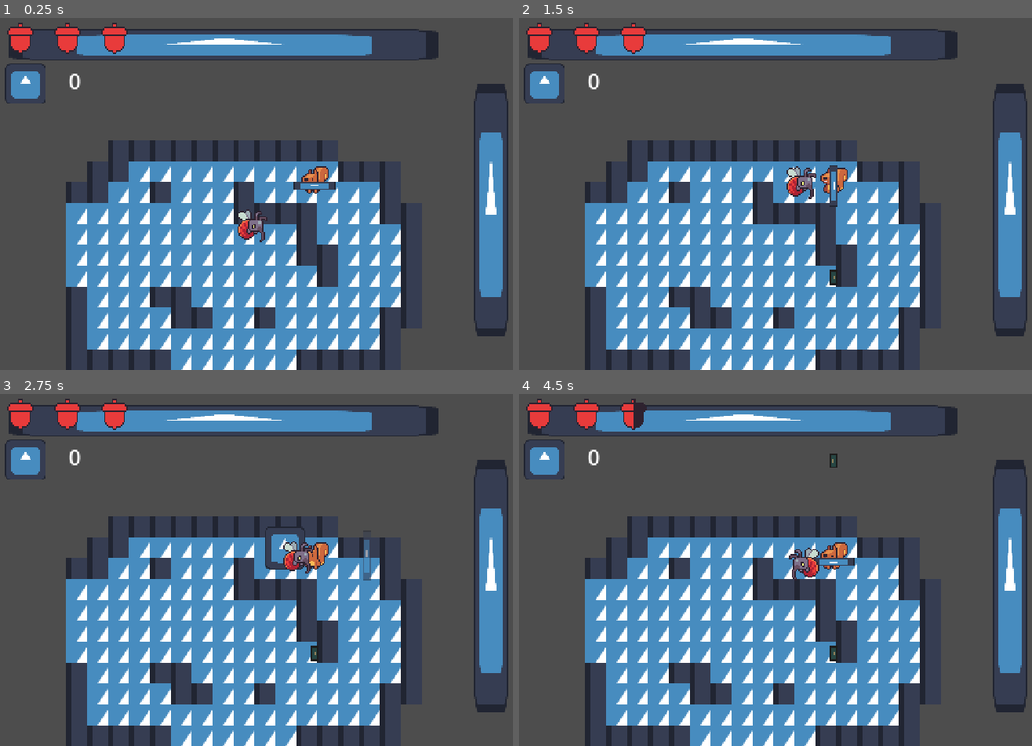
Above: before the commit, frames 1-4 (two rows, left to right).
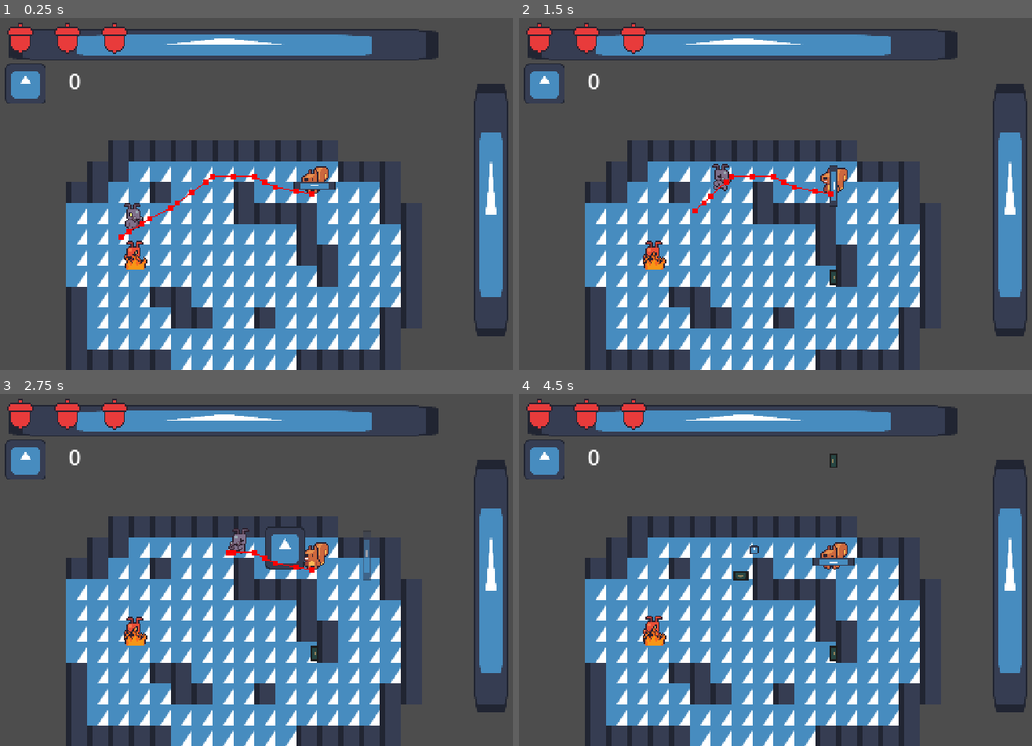
Above: after the commit, the same moments.

Repository: kikis05/SquirrelGame
Game: Godot game, scene res://scenes/main.tscn
Same seed, same stepped clock (60 frames per second), same inputs: the game is played once before the commit and once after it. The engine's default icon, where the game draws it, is replaced by a stand-in: a white triangle on a blue panel in a dark square.
Inputs:
- Up to frame 1 (0.25 s): no input
- Up to frame 2 (1.5 s): hold Right (attack_right) 0.53-1.28 s; hold Q (attack_toggle) 0.53-1.28 s; hold Down (attack_down) from 1.28 s (still down); tap Q (attack_toggle) at 1.35 s
- Up to frame 3 (2.75 s): release Down (attack_down) at 2.03 s; hold Right (attack_right) from 2.03 s (still down); hold Q (attack_toggle) from 2.03 s (still down)
- Up to frame 4 (4.5 s): release Right (attack_right) at 2.78 s; release Q (attack_toggle) at 2.78 s; hold Up (attack_up) 2.78-3.53 s; tap Q (attack_toggle) at 2.85, 4.35 s; hold Q (attack_toggle) 3.53-4.28 s; hold Left (attack_left) from 3.53 s (still down)

The runs differ from the first frame. In frame 1, 1.1% of the frame differs, in the area x 23-62%, y 44-72%; in frame 2, 1.0%; in frame 3, 0.9%; in frame 4, 0.9%.

Commit message:
added initial collision damage

Diff:
--- a/entities/enemies/ant_enemy/ant_enemy.gd
+++ b/entities/enemies/ant_enemy/ant_enemy.gd
@@ -26,6 +26,7 @@
 	attack_box = $AttackBox
 
 func _ready():
+	_init()
 	player = get_tree().get_first_node_in_group("player")
 	if velocity.x > 0:
 		sprite.flip_h = true
@@ -65,7 +66,6 @@
 
 
 func _on_hit_box_area_entered(area):
-	print(area.name)
 	if area.is_in_group("player_weapon") and health > 0:
 		if ('get_damage' in area and area.hitbox_activated):
 			take_damage(area.get_damage())
@@ -76,6 +76,7 @@
 	if body.is_in_group("player") and health > 0:
 		state_machine.transition_to("attack state")
 		player_in_range = true
+		player.damage_player()
 
 func _on_attack_box_body_exited(body):
 	if body.is_in_group("player") and health > 0:
--- a/entities/enemies/fire_ant_enemy/fire_ant_enemy.gd
+++ b/entities/enemies/fire_ant_enemy/fire_ant_enemy.gd
@@ -24,6 +24,7 @@
 	if body.name.to_lower() == "player" and health > 0:
 		state_machine.transition_to("attack state")
 		player_in_range = true
+		player.damage_player()
 
 func _on_attack_box_body_exited(body):
 	if body.name.to_lower() == "player" and health > 0:
--- a/entities/enemies/mosquito_enemy/mosquito_enemy.gd
+++ b/entities/enemies/mosquito_enemy/mosquito_enemy.gd
@@ -74,6 +74,7 @@
 	if body.is_in_group("player") and health > 0:
 		state_machine.transition_to("attack state")
 		player_in_range = true
+		player.damage_player()
 
 func _on_attack_box_body_exited(body):
 	if body.is_in_group("player") and health > 0:
--- a/entities/player/player.tscn
+++ b/entities/player/player.tscn
@@ -108,8 +108,6 @@
 position = Vector2(-22, 0)
 
 [node name="PlayerHitBox" type="Area2D" parent="." groups=["player"]]
-light_mask = 4
-visibility_layer = 11
 position = Vector2(0, -10)
 collision_layer = 4
 collision_mask = 11
--- a/scenes/main.tscn
+++ b/scenes/main.tscn
@@ -5,7 +5,8 @@
 [ext_resource type="Texture2D" uid="uid://c3ihirpd8epus" path="res://icon.svg" id="2_0wfyh"]
 [ext_resource type="PackedScene" uid="uid://bptqwns6p2701" path="res://coins_container.tscn" id="6_tefeu"]
 [ext_resource type="PackedScene" uid="uid://c1x03uf7p3bj1" path="res://health_container.tscn" id="7_85g3d"]
-[ext_resource type="PackedScene" uid="uid://dek0t7ihd4vxg" path="res://entities/enemies/mosquito_enemy/mosquito_enemy.tscn" id="7_o6xl0"]
+[ext_resource type="PackedScene" uid="uid://dhsd6cxjrxhtj" path="res://entities/enemies/ant_enemy/ant_enemy.tscn" id="7_o6xl0"]
+[ext_resource type="PackedScene" uid="uid://xhg08ovbav64" path="res://entities/enemies/fire_ant_enemy/fire_ant_enemy.tscn" id="8_85g3d"]
 [ext_resource type="PackedScene" uid="uid://tfnoonrvjm30" path="res://menu.tscn" id="8_tipki"]
 
 [sub_resource type="NavigationPolygon" id="NavigationPolygon_jyhfs"]
@@ -66,5 +67,8 @@
 [node name="Menu" parent="CanvasLayer" instance=ExtResource("8_tipki")]
 visible = false
 
-[node name="Mosquito Enemy" parent="." instance=ExtResource("7_o6xl0")]
-position = Vector2(245, 170)
+[node name="Ant Enemy" parent="." instance=ExtResource("7_o6xl0")]
+position = Vector2(160, 151)
+
+[node name="Fire Ant Enemy" parent="." instance=ExtResource("8_85g3d")]
+position = Vector2(171, 175)
